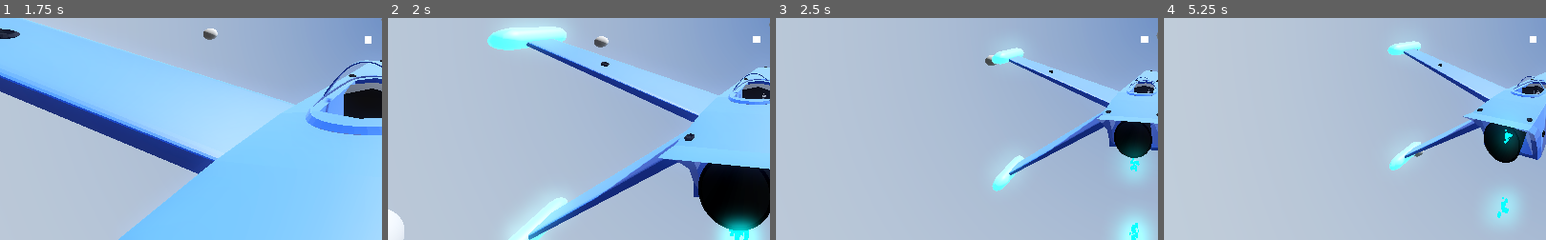
Above: before the commit, frames 1-4 (left to right).
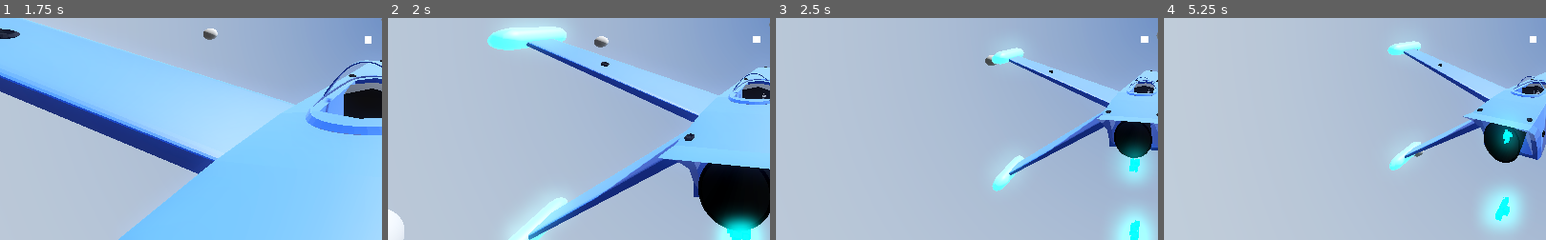
Above: after the commit, the same moments.

Repository: ZoeTheFox/oddity
Game: Godot game, scene res://Scenes/Main Scene/Main.tscn
The game is run twice, just before and just after one commit, with the same random seed, the same clock (stepped at 60 frames per second) and the same inputs. A sky picture missing from this copy of the repository is replaced by a grey-blue gradient.
Inputs (mouse positions are % of the whole screen's width and height, from its top left):
- Up to frame 1 (1.75 s): tap Enter at 0.5 s; move the mouse to (55, 50) at 0.52 s; hold Alt (camera-look-around) 0.53-1.28 s; hold Space (move-up) from 0.53 s (still down); move the mouse to (45, 50) at 1.27 s; tap K (camera-switch-view) at 1.35 s
- Up to frame 2 (2 s): keep holding Space (move-up)
- Up to frame 3 (2.5 s): keep holding Space (move-up); move the mouse to (52, 48) at 2.02 s; hold Alt (camera-look-around) from 2.03 s (still down)
- Up to frame 4 (5.25 s): keep holding Space (move-up); move the mouse to (49, 52) at 2.77 s; release Alt (camera-look-around) at 2.78 s; tap K (camera-switch-view) at 2.85, 4.35 s; move the mouse to (57, 51) at 3.52 s; hold Alt (camera-look-around) 3.53-4.28 s; move the mouse to (42, 49) at 4.27 s; move the mouse to (51, 50) at 5.02 s; hold Alt (camera-look-around) from 5.03 s (still down)
The pictures show only the part of the screen within x 2-52%, y 50-100%; the shares and areas given below are measured in that part.

Frame 1 is identical in both runs. In frame 2, 0.5% of the frame differs, in the area x 87-98%, y 89-100%; in frame 3, 0.3%; in frame 4, 1.0%, in the area x 84-93%, y 48-94%.

Commit message:
update i guess

Diff:
--- a/Oddity/Scenes/Main Scene/Main.tscn
+++ b/Oddity/Scenes/Main Scene/Main.tscn
@@ -59,8 +59,8 @@
 material = SubResource("StandardMaterial3D_sbghy")
 
 [sub_resource type="Curve" id="Curve_xdhdi"]
-_data = [Vector2(0.00649349, 0.473684), 0.0, 0.0, 0, 0, Vector2(0.519481, 1), 0.0, 0.0, 0, 0, Vector2(0.99999, 0), 0.0, 0.0, 0, 0, Vector2(1, 0), 0.0, 0.0, 0, 0]
-point_count = 4
+_data = [Vector2(0, 0.515789), 0.0, 0.0, 0, 0, Vector2(0.245902, 0.778947), 0.0, 0.0, 0, 0, Vector2(0.495902, 1), 0.0, 0.0, 0, 0, Vector2(0.99999, 0), 0.0, 0.0, 0, 0, Vector2(1, 0), 0.0, 0.0, 0, 0]
+point_count = 5
 
 [sub_resource type="CurveTexture" id="CurveTexture_rd2vx"]
 curve = SubResource("Curve_xdhdi")
@@ -77,8 +77,8 @@
 initial_velocity_max = 1.0
 angular_velocity_min = 1.0
 angular_velocity_max = 5.0
-scale_min = 0.1
-scale_max = 0.3
+scale_min = 0.0
+scale_max = 0.5
 scale_curve = SubResource("CurveTexture_rd2vx")
 color = Color(0, 0.482353, 1, 1)
 
@@ -92,6 +92,8 @@
 
 [sub_resource type="BoxMesh" id="BoxMesh_wgsrx"]
 material = SubResource("StandardMaterial3D_v6v6u")
+
+[sub_resource type="ParticleProcessMaterial" id="ParticleProcessMaterial_0iopf"]
 
 [node name="Main" type="Node3D"]
 
@@ -156,3 +158,7 @@
 amount = 512
 process_material = SubResource("ParticleProcessMaterial_rcuqy")
 draw_pass_1 = SubResource("BoxMesh_wgsrx")
+
+[node name="thruster1" type="GPUParticles3D" parent="FighterGen7"]
+transform = Transform3D(1, 0, 0, 0, 1, 0, 0, 0, 1, 6.4869, 0, 0)
+process_material = SubResource("ParticleProcessMaterial_0iopf")
Not shown: 1 places in Oddity/Scenes/Main Scene/Main.tscn that only renumber resources
